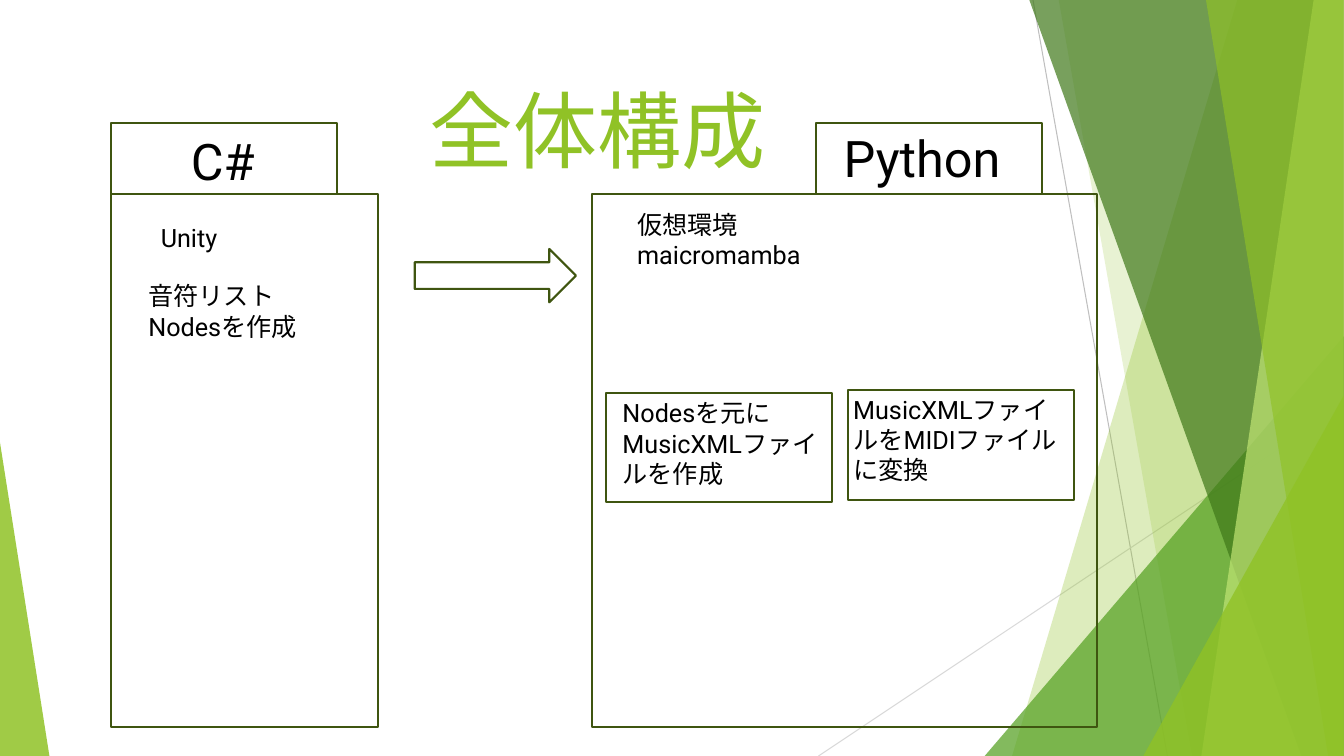
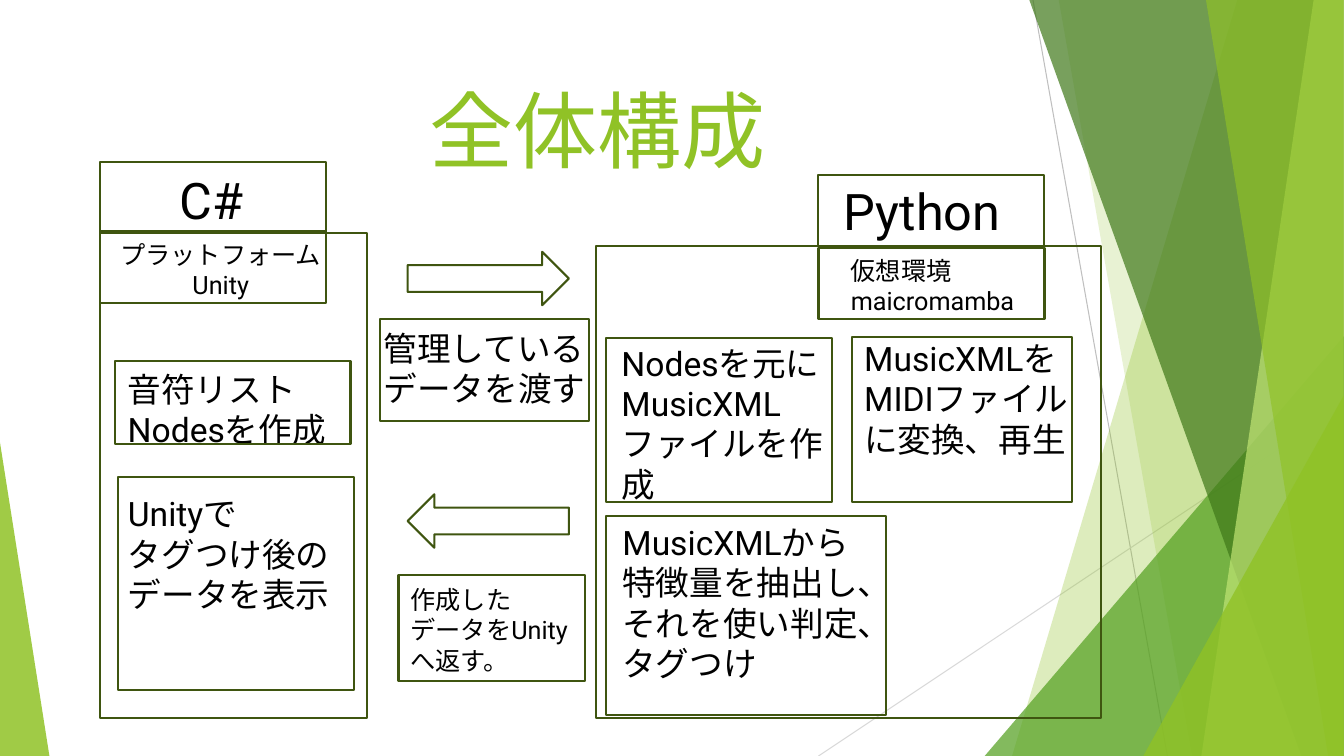
Before and after one commit to and12cant-ctrl/Music_Map_Exp, a slide deck: slide 5 of 発表用/発表用スライド.pptx (slide 7 before the commit). Drawn at 1344x756 pixels with LibreOffice and Linux fonts; fonts in the diff are those of the drawing. Boxes give left, top, right and bottom in pixels: in the first picture for what was removed or moved away, otherwise in the second. Text is boxed around its words. In the diff, an @@ line names an element or a change of style, - is before the commit and + after.

```diff
--- a/発表用/発表用スライド.pptx
+++ b/発表用/発表用スライド.pptx
@@ rectangle moved from (x1=111, y1=123, x2=337, y2=195) to (x1=100, y1=162, x2=326, y2=234) @@
@@ text "C#" moved from (x1=191, y1=143, x2=255, y2=181) to (x1=180, y1=182, x2=244, y2=220) @@
@@ rectangle moved from (x1=817, y1=123, x2=1043, y2=195) to (x1=818, y1=174, x2=1044, y2=246) @@
@@ text "Python" moved from (x1=844, y1=139, x2=1001, y2=188) to (x1=844, y1=192, x2=1001, y2=241) @@
@@ rectangle resized from (x1=111, y1=194, x2=378, y2=727) to (x1=100, y1=233, x2=367, y2=718) @@
@@ rectangle added at (x1=100, y1=232, x2=326, y2=303), outline #3F5511 1.5 pt @@
@@ text removed at (x1=161, y1=229, x2=217, y2=253) @@
-Unity
@@ text added at (x1=120, y1=243, x2=321, y2=300), 18 pt, text #000000 @@
+プラットフォーム
+Unity
@@ right arrow moved from (x1=414, y1=249, x2=576, y2=302) to (x1=407, y1=252, x2=569, y2=306) @@
@@ rectangle resized from (x1=592, y1=194, x2=1097, y2=727) to (x1=597, y1=246, x2=1102, y2=718) @@
@@ rectangle added at (x1=819, y1=248, x2=1045, y2=320), outline #3F5511 1.5 pt @@
@@ text "仮想環境" moved from (x1=637, y1=213, x2=800, y2=265) to (x1=851, y1=259, x2=1014, y2=311) @@
@@ rectangle added at (x1=380, y1=320, x2=590, y2=421), outline #3F5511 1.5 pt @@
@@ text added at (x1=384, y1=332, x2=586, y2=404), 24 pt, text #000000 @@
+管理しているデータを渡す
@@ rectangle resized from (x1=606, y1=393, x2=832, y2=503) to (x1=606, y1=338, x2=832, y2=502) @@
@@ text "Nodesを元にMusicXMLファイルを作成" moved from (x1=613, y1=393, x2=844, y2=495) to (x1=612, y1=338, x2=843, y2=470) @@
@@ text "Nodesを元にMusicXMLファイルを作成" at (x1=612, y1=338, x2=843, y2=470): size 18 to 24 pt @@
@@ rectangle resized from (x1=848, y1=390, x2=1074, y2=500) to (x1=852, y1=337, x2=1072, y2=502) @@
@@ rectangle added at (x1=115, y1=361, x2=350, y2=445), outline #3F5511 1.5 pt @@
@@ text "音符リスト Nodesを作成" at (x1=128, y1=373, x2=326, y2=445): size 18 to 24 pt @@
@@ text "音符リスト Nodesを作成" moved from (x1=148, y1=283, x2=297, y2=338) to (x1=128, y1=373, x2=326, y2=445) @@
@@ text at (x1=864, y1=423, x2=1066, y2=455): text changed; size 18 to 24 pt @@
-MusicXMLファイルをMIDIファイルに変換
+MusicXMLをMIDIファイルに変換、再生
@@ rectangle added at (x1=118, y1=477, x2=355, y2=691), outline #3F5511 1.5 pt @@
@@ text added at (x1=128, y1=501, x2=330, y2=610), 24 pt, text #000000 @@
+Unityで
+タグつけ後のデータを表示
@@ right arrow added at (x1=407, y1=494, x2=569, y2=547), outline #3F5511 1.5 pt @@
@@ rectangle added at (x1=606, y1=516, x2=886, y2=715), outline #3F5511 1.5 pt @@
@@ text added at (x1=622, y1=528, x2=891, y2=678), 24 pt, text #000000 @@
+MusicXMLから
+特徴量を抽出し、それを使い判定、タグつけ
@@ rectangle added at (x1=398, y1=575, x2=585, y2=681), outline #3F5511 1.5 pt @@
@@ text added at (x1=411, y1=588, x2=568, y2=672), 18 pt, text #000000 @@
+作成した
+データをUnityへ返す。
```
Also in this commit, not shown: 3 other slides changed, 9 slides added, 5 slides removed, 2 other files.
